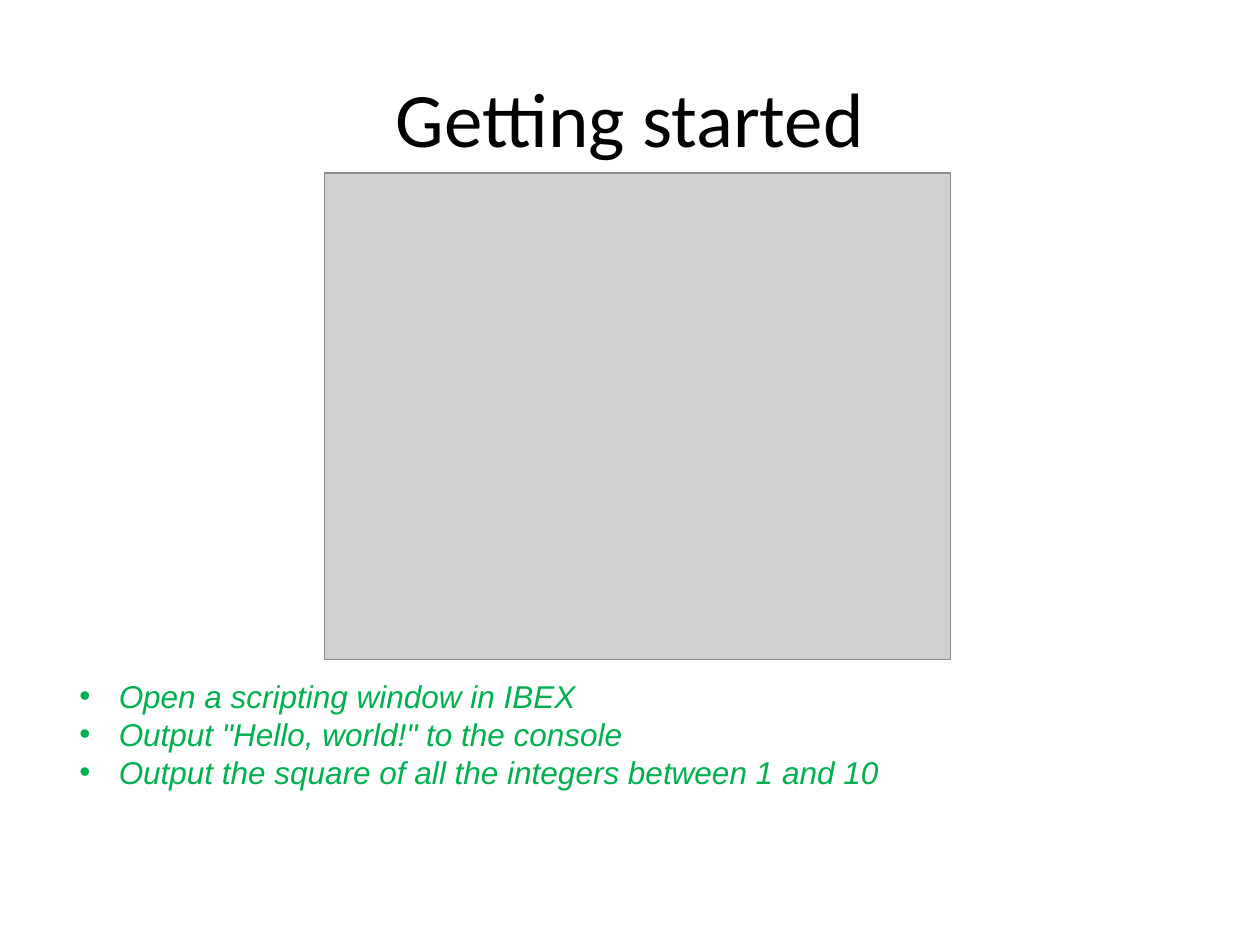
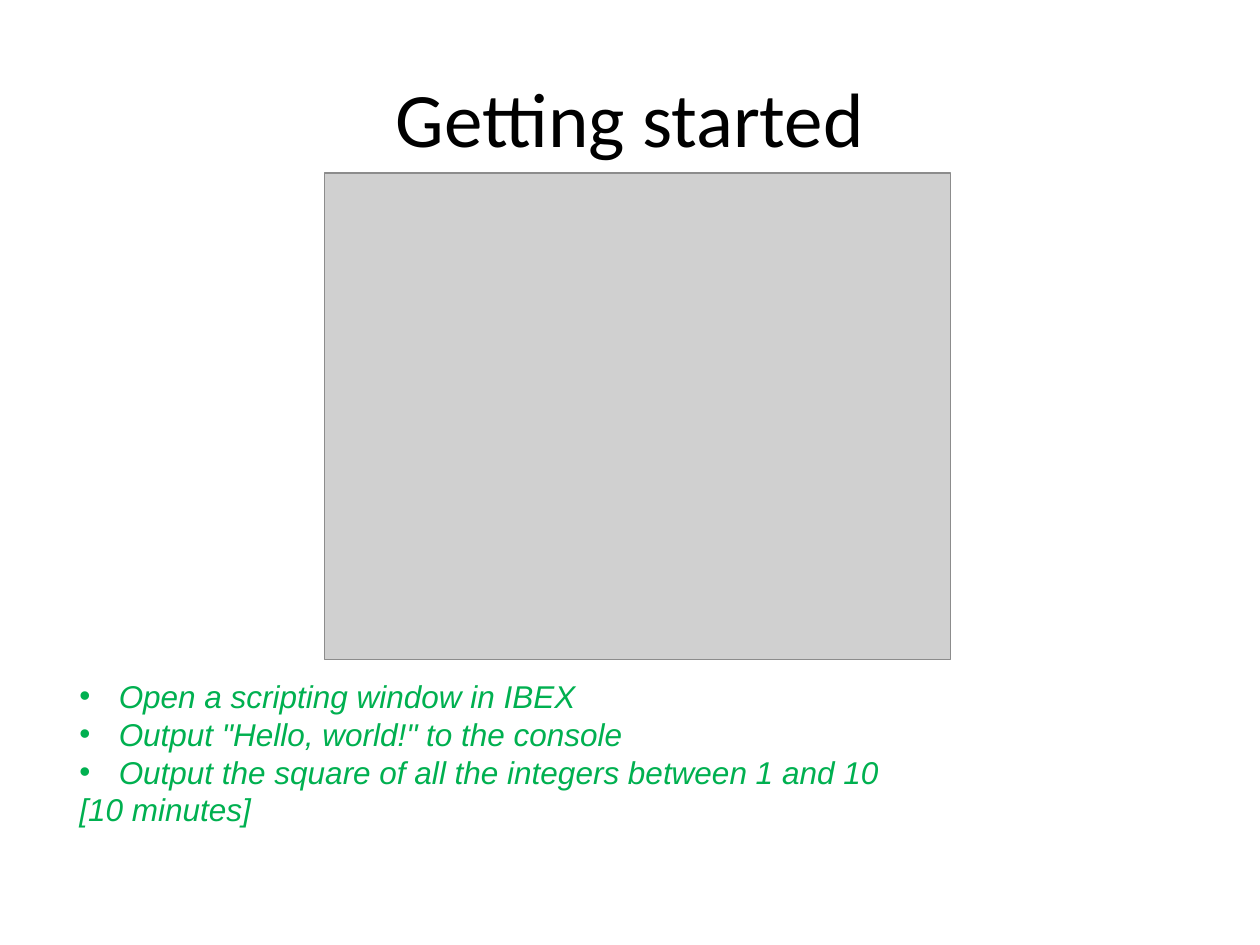
Before and after one commit to ISISComputingGroup/ibex_user_manual, a slide deck: slide 4 of genie_python_and_ibex/genie_python_and_ibex.pptx. Drawn at 1260x945 pixels with LibreOffice and Linux fonts; fonts in the diff are those of the drawing; grey boxes stand for pictures; background and template pictures are left out. Boxes give left, top, right and bottom in pixels: in the first picture for what was removed or moved away, otherwise in the second. Text is boxed around its words. In the diff, an @@ line names an element or a change of style, - is before the commit and + after.

```diff
--- a/genie_python_and_ibex/genie_python_and_ibex.pptx
+++ b/genie_python_and_ibex/genie_python_and_ibex.pptx
@@ text at <box>79,798,251,827</box>: paragraph added @@
+[10 minutes]
```
Also in this commit, not shown: 11 other slides changed.
